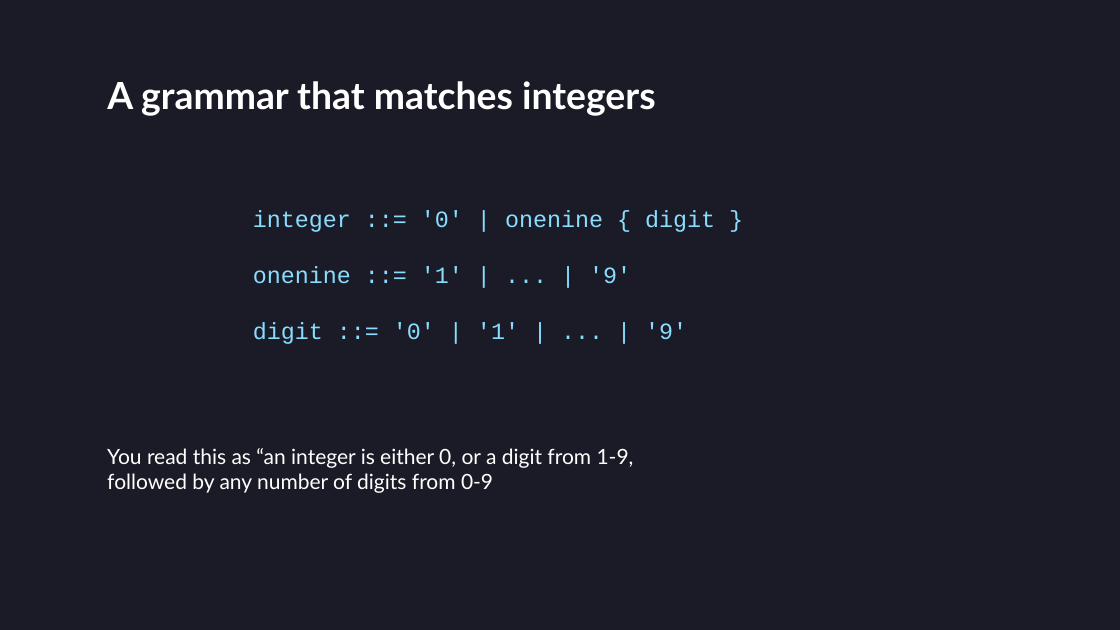
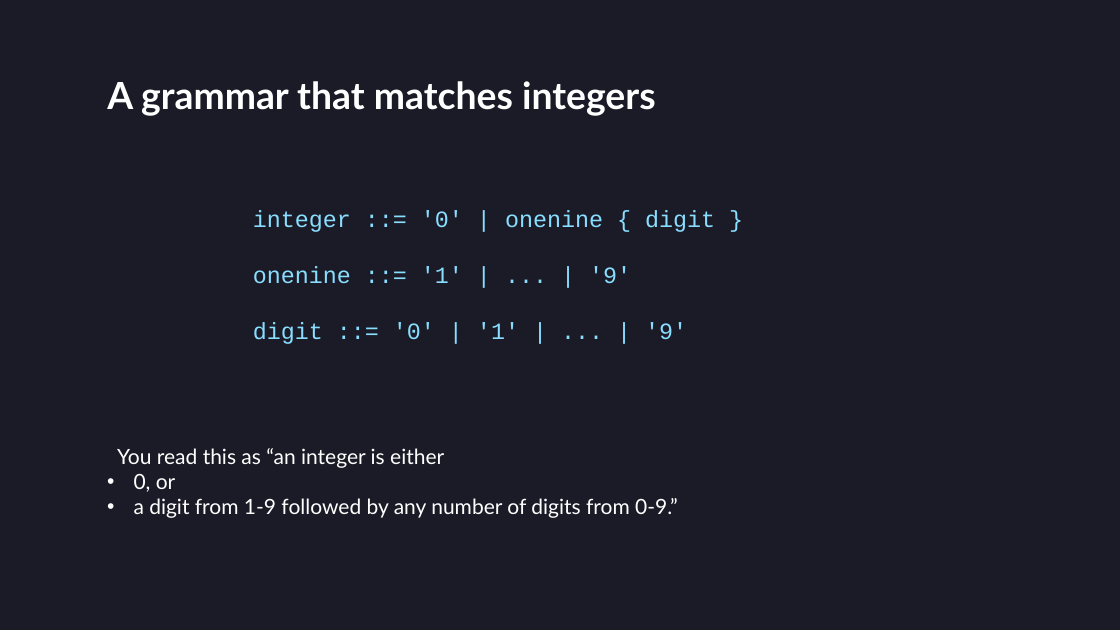
Before and after one commit to villuna/parsers-talk, a slide deck: slide 37 of presentation/presentation.pptx (slide 31 before the commit). Drawn at 1120x630 pixels with LibreOffice and Linux fonts; fonts in the diff are those of the drawing. Boxes give left, top, right and bottom in pixels: in the first picture for what was removed or moved away, otherwise in the second. Text is boxed around its words. In the diff, an @@ line names an element or a change of style, - is before the commit and + after.

```diff
--- a/presentation/presentation.pptx
+++ b/presentation/presentation.pptx
@@ text at (x1=117, y1=448, x2=678, y2=518): text changed @@
-You read this as “an integer is either 0, or a digit from 1-9,
-followed by any number of digits from 0-9
+You read this as “an integer is either
+• 0, or
+• a digit from 1-9 followed by any number of digits from 0-9.”
```
Also in this commit, not shown: 4 other slides changed, 85 slides added, 1 slide removed, 4 other files.
